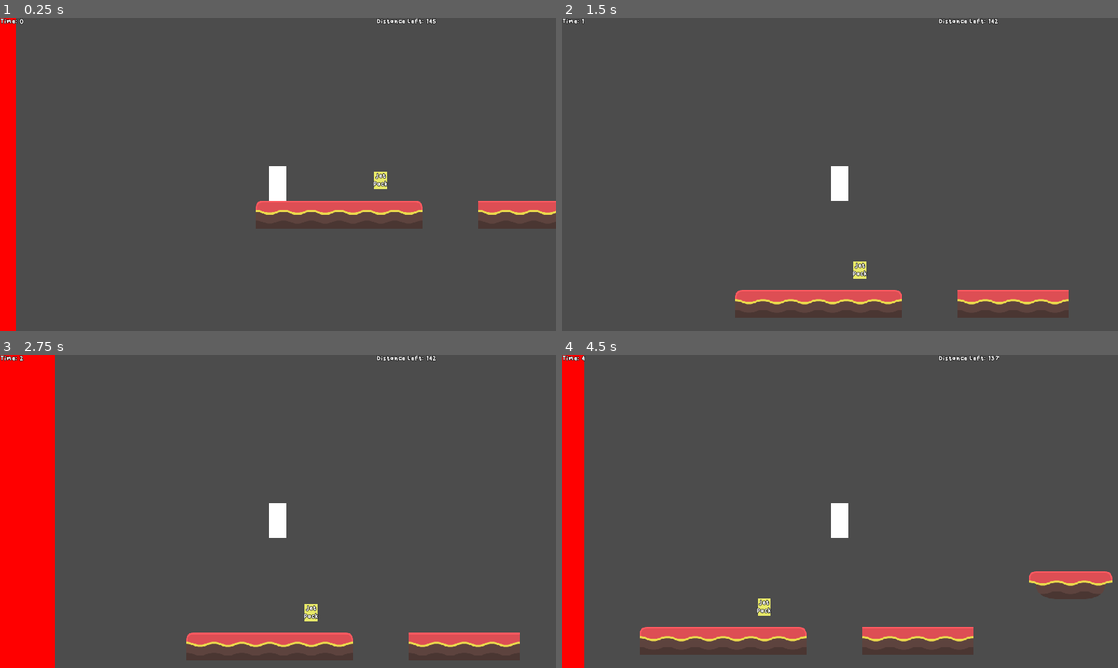
Above: before the commit, frames 1-4 (two rows, left to right).
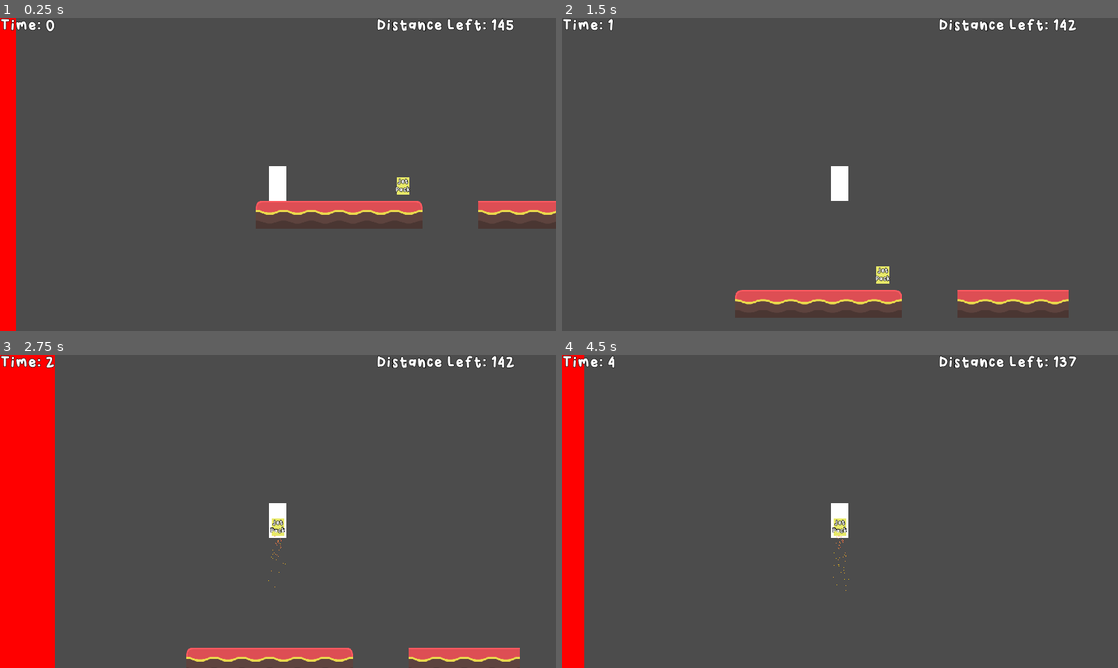
Above: after the commit, the same moments.

Repository: jonahshader/back5_platformer_unit3
Game: Godot game, scene res://scenes/levels/Level_1.tscn
Two runs of this game, one before a commit and one after it. Both use one fixed random seed, a clock stepped at 60 frames per second and the inputs below.
Inputs:
- Up to frame 1 (0.25 s): no input
- Up to frame 2 (1.5 s): hold Space (jump) 0.53-1.28 s; hold Right (move_right) from 0.53 s (still down); tap Space (jump) at 1.35 s
- Up to frame 3 (2.75 s): tap Space (jump) at 1.52, 1.82 s; release Right (move_right) at 2.03 s; hold Left (move_left) from 2.03 s (still down); hold Space (jump) from 2.03 s (still down)
- Up to frame 4 (4.5 s): release Left (move_left) at 2.78 s; release Space (jump) at 2.78 s; hold Right (move_right) 2.78-4.28 s; tap Space (jump) at 2.85, 3.02, 3.32, 4.35 s; hold Space (jump) 3.53-4.28 s; hold Left (move_left) from 4.28 s (still down)

The runs differ from the first frame. In frame 1, 0.9% of the frame differs, in the area x 0-93%, y 0-57%; in frame 2, 0.9%; in frame 3, 5.0%, in the area x 0-94%, y 0-98%; in frame 4, 4.8%.

Commit message:
got jetpack working

Diff:
--- a/scenes/levels/Level_1.tscn
+++ b/scenes/levels/Level_1.tscn
@@ -6,7 +6,7 @@
 [ext_resource path="res://scenes/objects/Safehouse.tscn" type="PackedScene" id=4]
 [ext_resource path="res://scenes/objects/Death_Wall.tscn" type="PackedScene" id=5]
 [ext_resource path="res://scenes/objects/EscExit.tscn" type="PackedScene" id=6]
-[ext_resource path="res://scenes/objects/JetPack.tscn" type="PackedScene" id=7]
+[ext_resource path="res://scenes/objects/JetPackPickup.tscn" type="PackedScene" id=7]
 
 [node name="1" type="Node"]
 
@@ -28,8 +28,8 @@
 
 [node name="EscExit" parent="." instance=ExtResource( 6 )]
 
-[node name="JetPack" parent="." instance=ExtResource( 7 )]
-position = Vector2( 286.74, 977.973 )
+[node name="JetPackPickup" parent="." instance=ExtResource( 7 )]
+position = Vector2( 339.041, 989.807 )
 
 [connection signal="body_entered" from="Death_Wall" to="Player" method="gameover"]
 [connection signal="body_entered" from="Death_Wall" to="GameHud" method="gameover"]
--- a/scenes/menus/GameHud.tscn
+++ b/scenes/menus/GameHud.tscn
@@ -3,8 +3,8 @@
 [ext_resource path="res://scenes/menus/GameHud.gd" type="Script" id=1]
 [ext_resource path="res://assets/fonts/Winkle-Regular.ttf" type="DynamicFontData" id=2]
 
-[sub_resource type="DynamicFont" id=3]
-size = 20
+[sub_resource type="DynamicFont" id=1]
+size = 46
 outline_size = 1
 outline_color = Color( 0, 0, 0, 1 )
 font_data = ExtResource( 2 )
@@ -18,7 +18,7 @@
 margin_left = -412.0
 margin_right = -3.0
 margin_bottom = 51.0
-custom_fonts/font = SubResource( 3 )
+custom_fonts/font = SubResource( 1 )
 text = "Distance Remaining:"
 __meta__ = {
 "_edit_use_anchors_": false
@@ -27,7 +27,7 @@
 [node name="TimeLabel" type="Label" parent="."]
 margin_right = 240.0
 margin_bottom = 39.0
-custom_fonts/font = SubResource( 3 )
+custom_fonts/font = SubResource( 1 )
 text = "Time:"
 __meta__ = {
 "_edit_use_anchors_": false
@@ -42,7 +42,7 @@
 margin_top = -19.5
 margin_right = 124.5
 margin_bottom = 19.5
-custom_fonts/font = SubResource( 3 )
+custom_fonts/font = SubResource( 1 )
 text = "You Survived!"
 align = 1
 __meta__ = {
@@ -58,7 +58,7 @@
 margin_top = -19.5
 margin_right = 86.0
 margin_bottom = 19.5
-custom_fonts/font = SubResource( 3 )
+custom_fonts/font = SubResource( 1 )
 text = "You Lost!"
 align = 1
 __meta__ = {
@@ -70,7 +70,7 @@
 margin_top = 407.0
 margin_right = 745.653
 margin_bottom = 482.0
-custom_fonts/font = SubResource( 3 )
+custom_fonts/font = SubResource( 1 )
 text = "Continue"
 __meta__ = {
 "_edit_use_anchors_": false
@@ -81,7 +81,7 @@
 margin_top = 411.326
 margin_right = 710.49
 margin_bottom = 479.326
-custom_fonts/font = SubResource( 3 )
+custom_fonts/font = SubResource( 1 )
 text = "Restart"
 __meta__ = {
 "_edit_use_anchors_": false
--- a/scenes/objects/JetPack.gd
+++ b/scenes/objects/JetPack.gd
@@ -1,45 +1,23 @@
 extends Node
 
-
-
-# Declare member variables here. Examples:
-# var a = 2
-# var b = "text"
-
-var on_player = false
 export var fuel_level = 5.0
 
 const THRUST_RATIO = 1.25
 onready var player = get_parent()
-onready var THRUST = get_node("../Player").gravity * THRUST_RATIO
+onready var THRUST = player.gravity * THRUST_RATIO
 
 
 # Called every frame. 'delta' is the elapsed time since the previous frame.
 func _process(delta):
 	var thrusting = false
-	if on_player:
-		if Input.is_action_pressed("jump"):
-			if fuel_level > 0:
-				player.vel.y -= THRUST * delta
-				fuel_level -= delta
-				thrusting = true
-				if fuel_level < 0:
-					fuel_level = 0
+	if Input.is_action_just_pressed("jump") and player.is_on_floor():
+		player.vel.y += player.jump_force/2 # counter act some of the jumping force
+	if Input.is_action_pressed("jump"):
+		if fuel_level > 0:
+			player.vel.y -= THRUST * delta
+			fuel_level -= delta
+			thrusting = true
+			if fuel_level < 0:
+				fuel_level = 0
+				queue_free()
 	$CPUParticles2D.emitting = thrusting
-
-
-func pickup():
-	if on_player == false:
-		#queue_free()
-		var new_jetpack = get_node(".")
-		new_jetpack.fuel_level = fuel_level
-		new_jetpack.on_player = true
-		on_player = true
-		get_node("../Player").add_child(new_jetpack)
-
-
-
-
-func _on_JetPack_body_entered(body):
-	pickup()
-	pass
--- a/scenes/objects/JetPack.tscn
+++ b/scenes/objects/JetPack.tscn
@@ -1,61 +1,52 @@
-[gd_scene load_steps=6 format=2]
+[gd_scene load_steps=5 format=2]
 
 [ext_resource path="res://assets/fonts/Winkle-Regular.ttf" type="DynamicFontData" id=1]
 [ext_resource path="res://scenes/objects/JetPack.gd" type="Script" id=2]
 
-[sub_resource type="Gradient" id=2]
+[sub_resource type="Gradient" id=1]
 offsets = PoolRealArray( 0, 0.127803, 0.356502, 1 )
 colors = PoolColorArray( 0.550781, 0.0516357, 0, 1, 0.953125, 0.146715, 0.0632935, 1, 0.965416, 0.478164, 0.308908, 1, 0.941406, 0.803505, 0.0588379, 1 )
 
-[sub_resource type="DynamicFont" id=3]
+[sub_resource type="DynamicFont" id=2]
 size = 20
 outline_size = 1
 outline_color = Color( 0, 0, 0, 1 )
 font_data = ExtResource( 1 )
 
-[sub_resource type="RectangleShape2D" id=1]
-extents = Vector2( 17.5289, 22.4081 )
-
-[node name="JetPack" type="Area2D"]
-collision_layer = 8
-collision_mask = 8
+[node name="JetPack" type="Node2D"]
 script = ExtResource( 2 )
 
 [node name="CPUParticles2D" type="CPUParticles2D" parent="."]
-position = Vector2( -0.707092, -18.0312 )
+position = Vector2( -0.353546, -42.2496 )
 emitting = false
 amount = 200
+lifetime_randomness = 0.55
 direction = Vector2( 0, 1 )
 spread = 10.0
 gravity = Vector2( 0, 10 )
 initial_velocity = 250.0
 initial_velocity_random = 0.55
-color_ramp = SubResource( 2 )
+color_ramp = SubResource( 1 )
 
 [node name="ColorRect" type="ColorRect" parent="."]
-margin_left = -15.0
-margin_top = -20.0
-margin_right = 15.0
-margin_bottom = 20.0
+margin_left = -14.6465
+margin_top = -44.2184
+margin_right = 15.3535
+margin_bottom = -4.21843
 color = Color( 0.909804, 0.913725, 0.411765, 1 )
 __meta__ = {
 "_edit_use_anchors_": false
 }
 
 [node name="Label" type="Label" parent="."]
-margin_left = -17.0576
-margin_top = -18.311
-margin_right = 16.9424
-margin_bottom = 20.689
-custom_fonts/font = SubResource( 3 )
+margin_left = -16.7041
+margin_top = -42.5294
+margin_right = 17.2959
+margin_bottom = -3.52943
+custom_fonts/font = SubResource( 2 )
 text = "Jet
 Pack"
 align = 1
 __meta__ = {
 "_edit_use_anchors_": false
 }
-
-[node name="CollisionShape2D" type="CollisionShape2D" parent="."]
-shape = SubResource( 1 )
-
-[connection signal="body_entered" from="." to="." method="_on_JetPack_body_entered"]
--- /dev/null
+++ b/scenes/objects/JetPackPickup.gd
@@ -0,0 +1,12 @@
+extends Area2D
+
+
+export var fuel_level = 5.0
+
+onready var jetpack = preload("res://scenes/objects/JetPack.tscn")
+
+func _on_JetPackPickup_body_entered(_body):
+	var new_jetpack = jetpack.instance()
+	new_jetpack.fuel_level = fuel_level
+	get_node("../Player").add_child(new_jetpack)
+	queue_free()
--- /dev/null
+++ b/scenes/objects/JetPackPickup.tscn
@@ -0,0 +1,46 @@
+[gd_scene load_steps=5 format=2]
+
+[ext_resource path="res://assets/fonts/Winkle-Regular.ttf" type="DynamicFontData" id=1]
+[ext_resource path="res://scenes/objects/JetPackPickup.gd" type="Script" id=2]
+
+[sub_resource type="DynamicFont" id=2]
+size = 20
+outline_size = 1
+outline_color = Color( 0, 0, 0, 1 )
+font_data = ExtResource( 1 )
+
+[sub_resource type="RectangleShape2D" id=3]
+extents = Vector2( 17.5289, 22.4081 )
+
+[node name="JetPackPickup" type="Area2D"]
+collision_layer = 8
+collision_mask = 8
+script = ExtResource( 2 )
+
+[node name="ColorRect" type="ColorRect" parent="."]
+margin_left = -15.0
+margin_top = -20.0
+margin_right = 15.0
+margin_bottom = 20.0
+color = Color( 0.909804, 0.913725, 0.411765, 1 )
+__meta__ = {
+"_edit_use_anchors_": false
+}
+
+[node name="Label" type="Label" parent="."]
+margin_left = -17.0576
+margin_top = -18.311
+margin_right = 16.9424
+margin_bottom = 20.689
+custom_fonts/font = SubResource( 2 )
+text = "Jet
+Pack"
+align = 1
+__meta__ = {
+"_edit_use_anchors_": false
+}
+
+[node name="CollisionShape2D" type="CollisionShape2D" parent="."]
+shape = SubResource( 3 )
+
+[connection signal="body_entered" from="." to="." method="_on_JetPackPickup_body_entered"]
